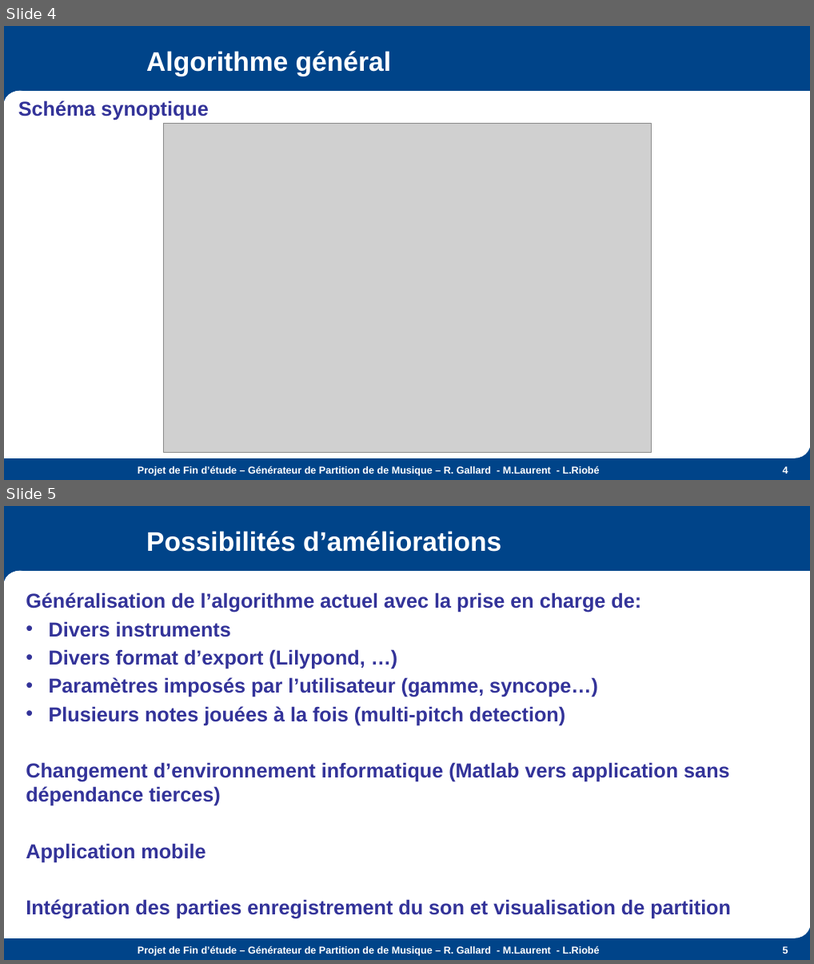
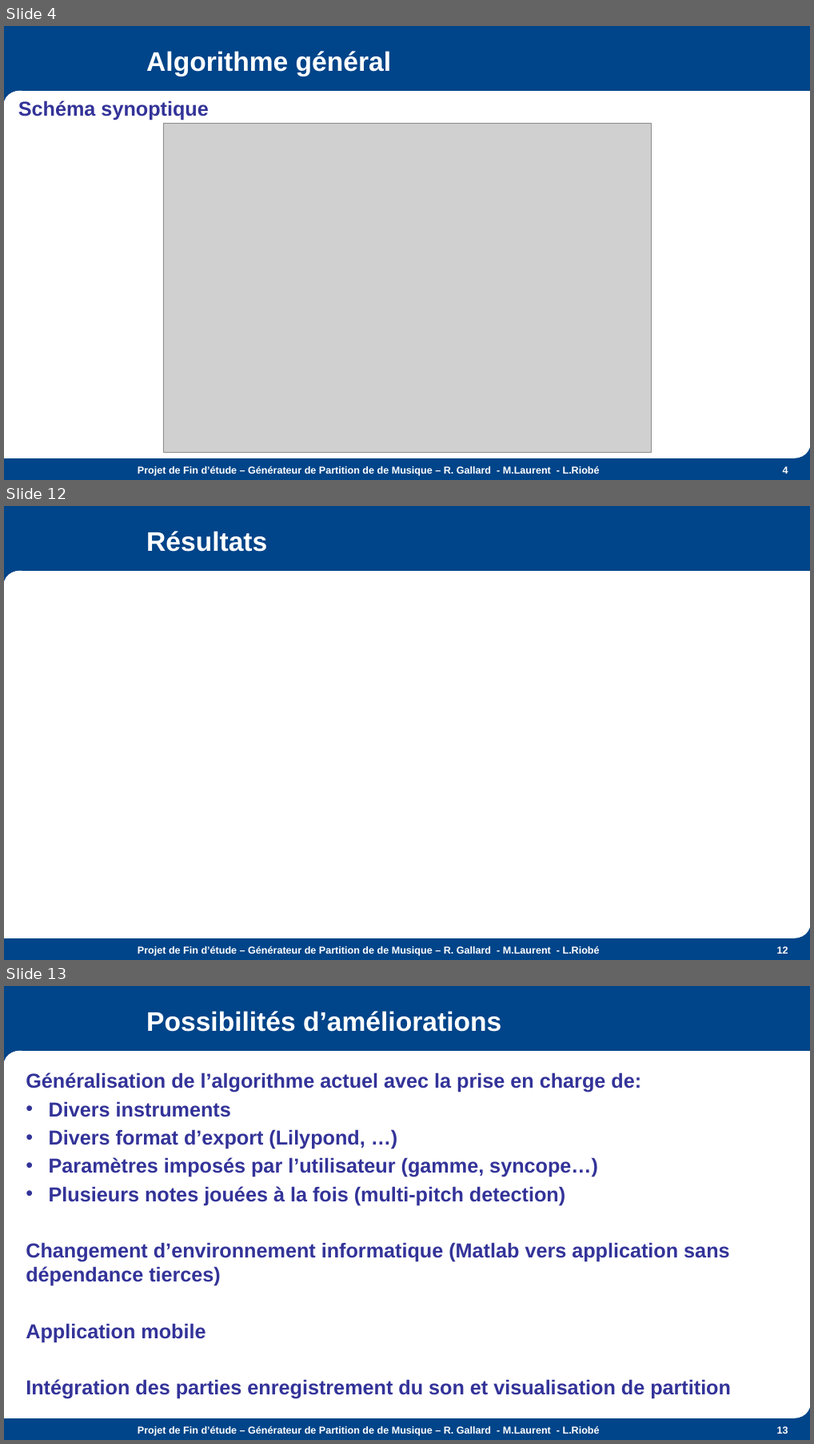
Before and after one commit to the-midge/gentab, a slide deck: Docs/Présentation-PFE.pptx. Shown one above the other, each under a label of ours: slides 4 and 5 before the commit, slides 4, 12 and 13 after it; the slides between them are not shown. The pictures are 814x964 and 814x1444 pixels, drawn with LibreOffice and Linux fonts; fonts in the diff are those of the drawing; grey boxes stand for pictures; background and template pictures are left out. Boxes give left, top, right and bottom in pixels: in the first picture for what was removed or moved away, otherwise in the second. Text is boxed around its words. In the diff, an @@ line names an element or a change of style, - is before the commit and + after.

```diff
--- a/Docs/Présentation-PFE.pptx
+++ b/Docs/Présentation-PFE.pptx
@@ slide 12 added at (4,506,810,960), background #004489; not listed: 7 template elements that a slide beside it also shows @@
@@ title added at (146,531,267,552), 32 pt, text #FFFFFF, bold @@
+Résultats
@@ text added at (138,945,600,956), 12 pt, text #FFFFFF, bold @@
+Projet de Fin d’étude – Générateur de Partition de de Musique – R. Gallard - M.Laurent - L.Riobé
@@ page number added at (778,946,789,953), 12 pt, text #FFFFFF, bold @@
+12
@@ what was slide 5 is now slide 13 @@
@@ page number at (778,1426,789,1433): text changed @@
-5
+13
```
Also in this commit, not shown: 7 other slides added, 18 other files.
